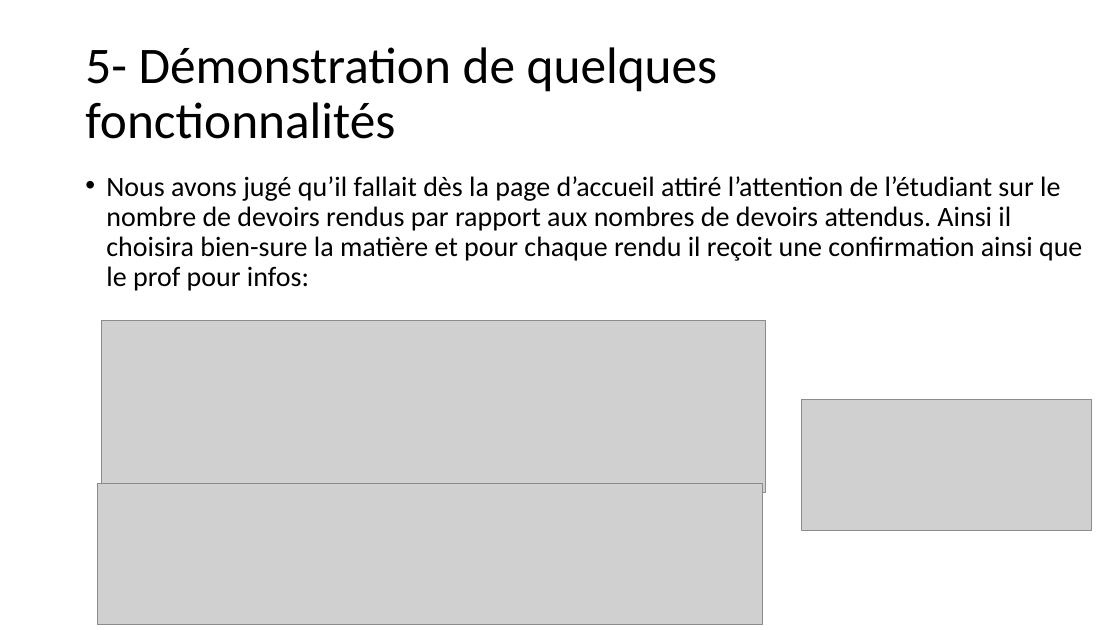
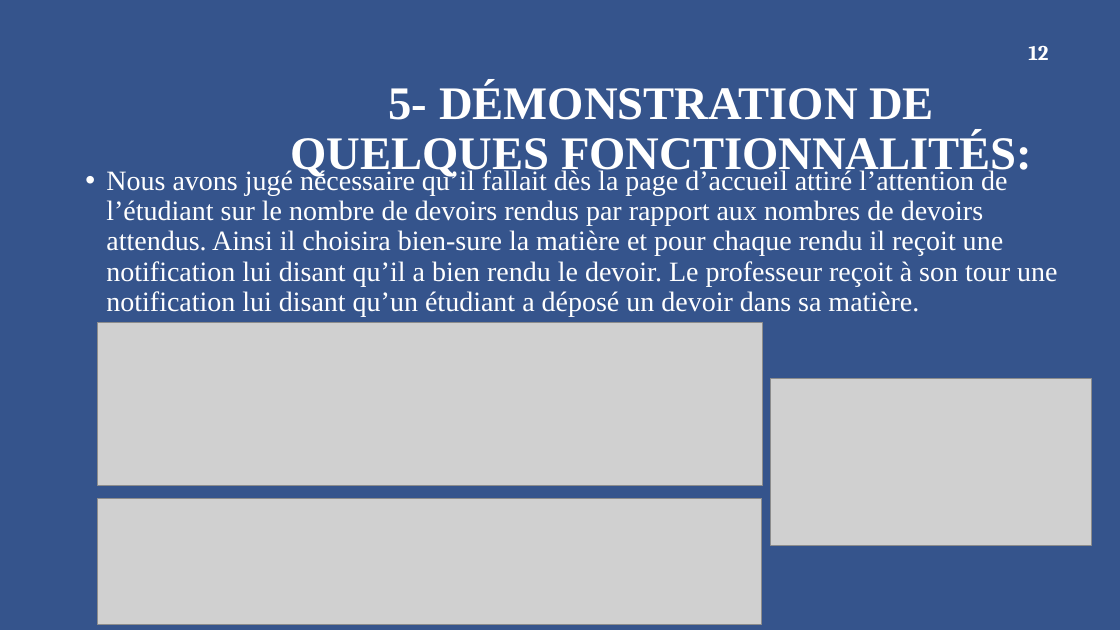
Before and after one commit to sowmangas/rendu-devoir, a slide deck: slide 12 of Documents/Presentation Application web de rendu de devoirs.pptx. Drawn at 1120x630 pixels with LibreOffice and Linux fonts; fonts in the diff are those of the drawing; grey boxes stand for pictures; background and template pictures are left out. Boxes give left, top, right and bottom in pixels: in the first picture for what was removed or moved away, otherwise in the second. Text is boxed around its words. In the diff, an @@ line names an element or a change of style, - is before the commit and + after.

```diff
--- a/Documents/Presentation Application web de rendu de devoirs.pptx
+++ b/Documents/Presentation Application web de rendu de devoirs.pptx
@@ background #FFFFFF to #36548C @@
@@ page number added at [1028, 46, 1048, 60], 18 pt, text #FFFFFF, bold @@
+12
@@ title at [290, 83, 1032, 179]: text changed; size 44 to 40 pt; font Calibri to Times New Roman; text colour #000000 to #FFFFFF; bold on @@
-5- Démonstration de quelques fonctionnalités
+5- DÉMONSTRATION DE QUELQUES FONCTIONNALITÉS:
@@ text at [106, 168, 1057, 316]: text changed; font Calibri to Times New Roman; text colour #000000 to #FFFFFF @@
-• Nous avons jugé qu’il fallait dès la page d’accueil attiré l’attention de l’étudiant sur le nombre de devoirs rendus par rapport aux nombres de devoirs attendus. Ainsi il choisira bien-sure la matière et pour chaque rendu il reçoit une confirmation ainsi que le prof pour infos:
+• Nous avons jugé nécessaire qu’il fallait dès la page d’accueil attiré l’attention de l’étudiant sur le nombre de devoirs rendus par rapport aux nombres de devoirs attendus. Ainsi il choisira bien-sure la matière et pour chaque rendu il reçoit une notification lui disant qu’il a bien rendu le devoir. Le professeur reçoit à son tour une notification lui disant qu’un étudiant a déposé un devoir dans sa matière.
@@ picture: place and size @@
-picture at [101, 320, 765, 492]
+picture at [97, 323, 762, 486]
@@ picture: place and size @@
-picture at [802, 399, 1091, 530]
+picture at [770, 379, 1091, 545]
@@ picture: place and size @@
-picture at [97, 483, 762, 624]
+picture at [97, 498, 762, 624]
```
Also in this commit, not shown: 13 other slides changed, 3 other files.
